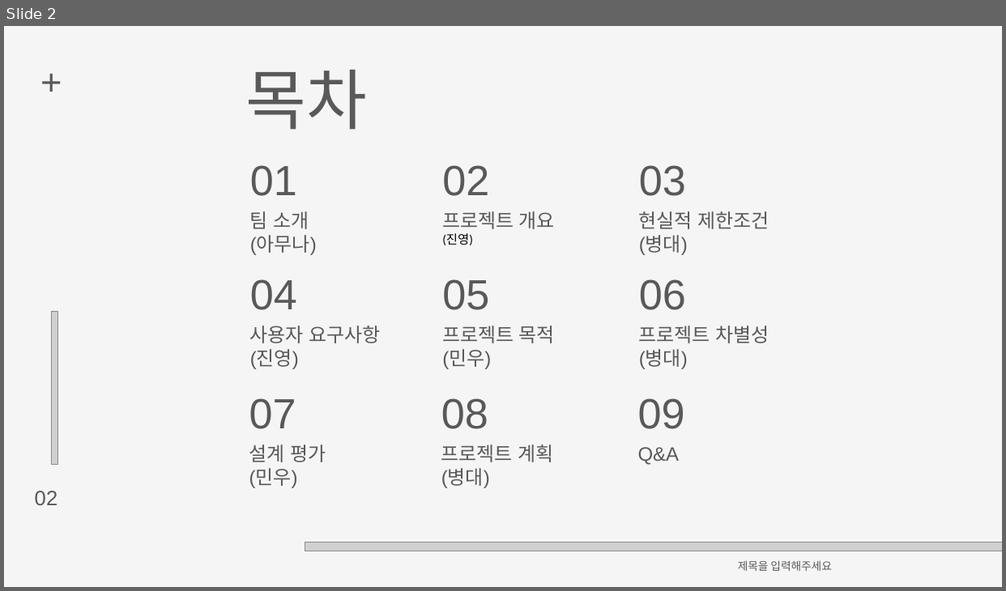
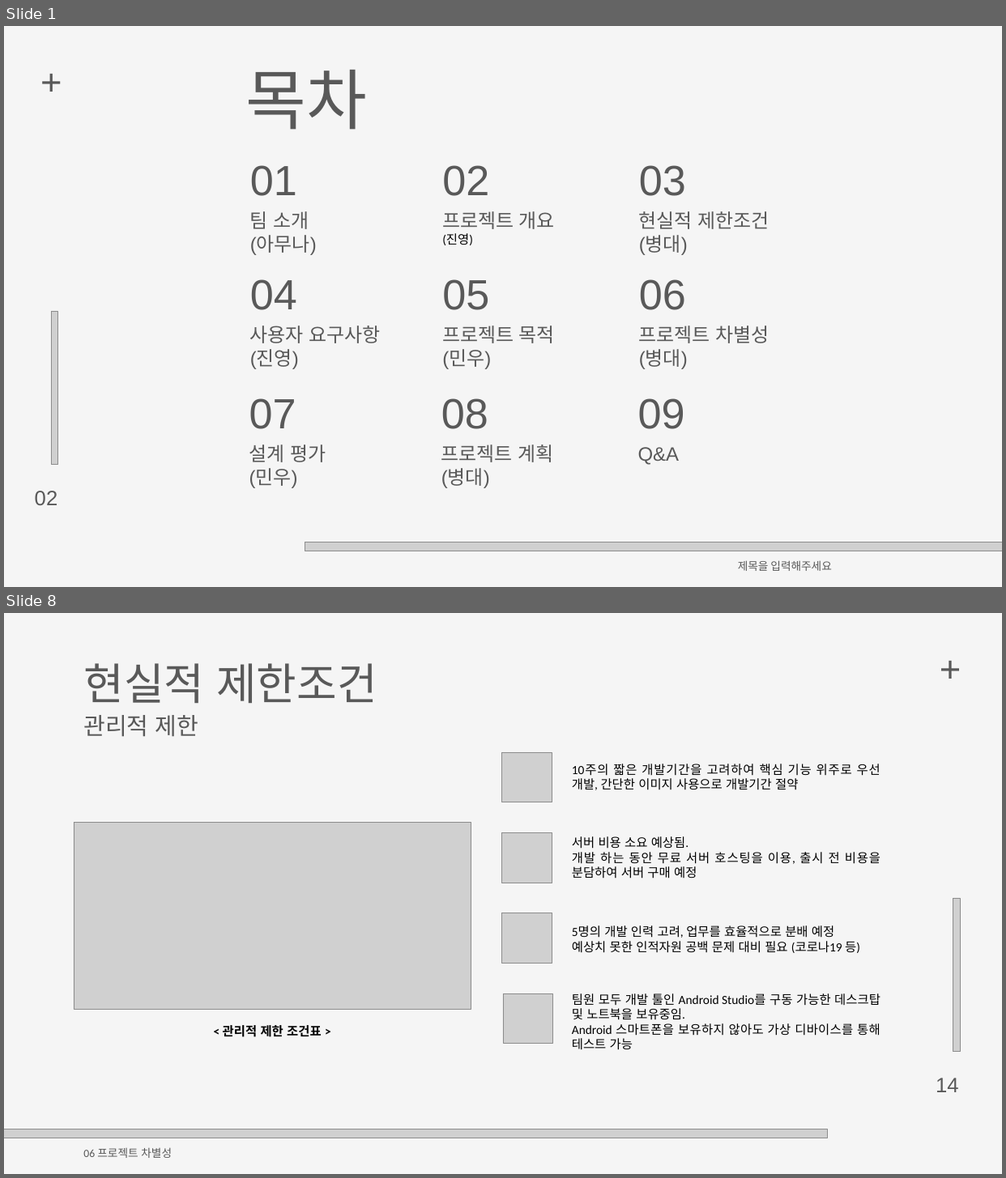
Before and after one commit to byungmeo/CockFit, a slide deck: Documents/팀프로젝트1_7조(방구석낭만)_제안서발표자료.pptx. Shown one above the other, each under a label of ours: slide 2 before the commit, slides 1 and 8 after it; the slides between them are not shown. The pictures are 1006x591 and 1006x1178 pixels, drawn with LibreOffice and Linux fonts; fonts in the diff are those of the drawing; grey boxes stand for pictures. Boxes give left, top, right and bottom in pixels: in the first picture for what was removed or moved away, otherwise in the second. Text is boxed around its words. In the diff, an @@ line names an element or a change of style, - is before the commit and + after.

Commit message:
제안서 수정 및 ppt 우선 통합

```diff
--- a/Documents/팀프로젝트1_7조(방구석낭만)_제안서발표자료.pptx
+++ b/Documents/팀프로젝트1_7조(방구석낭만)_제안서발표자료.pptx
@@ slide 8 added at box(4, 613, 1002, 1174), background #F5F5F5 @@
@@ text added at box(930, 643, 970, 711), 53 pt, text #595959 @@
++
@@ text added at box(83, 663, 377, 703), 63 pt, text #595959 @@
+현실적 제한조건
@@ text added at box(83, 715, 198, 737), 34 pt, text #595959 @@
+관리적 제한
@@ picture added at box(501, 752, 552, 802) @@
@@ text added at box(572, 764, 880, 790), 18 pt, text #000000 @@
+10주의 짧은 개발기간을 고려하여 핵심 기능 위주로 우선 개발, 간단한 이미지 사용으로 개발기간 절약
@@ picture added at box(74, 822, 471, 1010) @@
@@ picture added at box(501, 833, 552, 883) @@
@@ text added at box(572, 837, 880, 879), 18 pt, text #000000 @@
+서버 비용 소요 예상됨.
+개발 하는 동안 무료 서버 호스팅을 이용, 출시 전 비용을 분담하여 서버 구매 예정
@@ picture added at box(953, 898, 960, 1051) @@
@@ picture added at box(501, 914, 552, 963) @@
@@ text added at box(572, 926, 860, 953), 18 pt, text #000000 @@
+5명의 개발 인력 고려, 업무를 효율적으로 분배 예정
+예상치 못한 인적자원 공백 문제 대비 필요 (코로나19 등)
@@ picture added at box(503, 994, 553, 1044) @@
@@ text added at box(572, 994, 880, 1050), 18 pt, text #000000 @@
+팀원 모두 개발 툴인 Android Studio를 구동 가능한 데스크탑 및 노트북을 보유중임.
+Android 스마트폰을 보유하지 않아도 가상 디바이스를 통해 테스트 가능
@@ text added at box(223, 1025, 322, 1037), 18 pt, text #000000, bold @@
+< 관리적 제한 조건표 >
@@ text added at box(936, 1078, 959, 1093), 30 pt, text #595959 @@
+14
@@ picture added at box(4, 1130, 827, 1139) @@
@@ text added at box(83, 1148, 172, 1158), 16 pt, text #595959 @@
+06 프로젝트 차별성
@@ what was slide 2 is now slide 1 @@
```
Also in this commit, not shown: 4 slides changed, 28 other slides added, 9 slides removed, 3 other files.
